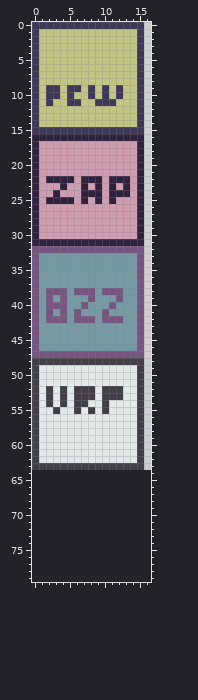
Two states of a sprite sheet, dist/assets/stations.png. This is how it looked before the edit.
The file is 64x64 pixels. Shown: x 0..16, y 0..79. The old version is drawn lined up with the new one, on the new canvas.
After:
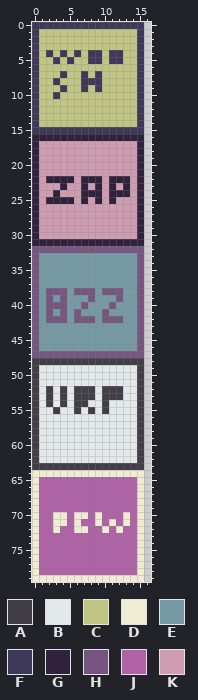
Palette (. is transparent): A #423e47  B #e3e9e9  C #c1c584  D #f0ecd4  E #759aa4  F #3e3958  G #30213d  H #765681  J #af62a6  K #ce9db0
The edit:
canvas 64x64 -> 64x80
The edit turns colour F into colour C in row 9 at x 2 to 3, 5 to 6, 8, 10 and 12; in row 10 at x 2, 5, 8, 10 and 12; in row 11 at x 2, 5 to 6 and 9 to 11.
There is now colour D in row 64 at x 0 to 15; in rows 65 to 69 at x 0 and 15; in row 70 at x 0, 3 to 4, 6 to 7, 9, 13 and 15; in row 71 at x 0, 3 to 4, 6, 9, 11, 13 and 15; in row 72 at x 0, 3, 6 to 7, 10, 12 and 15; in rows 73 to 78 at x 0 and 15.
There is now colour D in row 79 at x 0 to 15.
The edit turns colour C into colour F in row 4 at x 2, 4, 6, 8 to 9 and 11 to 12; in row 5 at x 3, 5, 8 to 9 and 11 to 12; in row 7 at x 4, 7 and 9; in row 8 at x 3 and 7 to 9; in row 9 at x 4, 7 and 9.
There is now colour J in rows 65 to 69 at x 1 to 14; in row 70 at x 1 to 2, 5, 8, 10 to 12 and 14; in row 71 at x 1 to 2, 5, 7 to 8, 10, 12 and 14; in row 72 at x 1 to 2, 4 to 5, 8 to 9, 11 and 13 to 14; in rows 73 to 78 at x 1 to 14.
Pixel boxes of the changes (left, top, right, bottom) in both pictures:
changed: (46, 50, 123, 106)
added: (32, 470, 144, 582)
